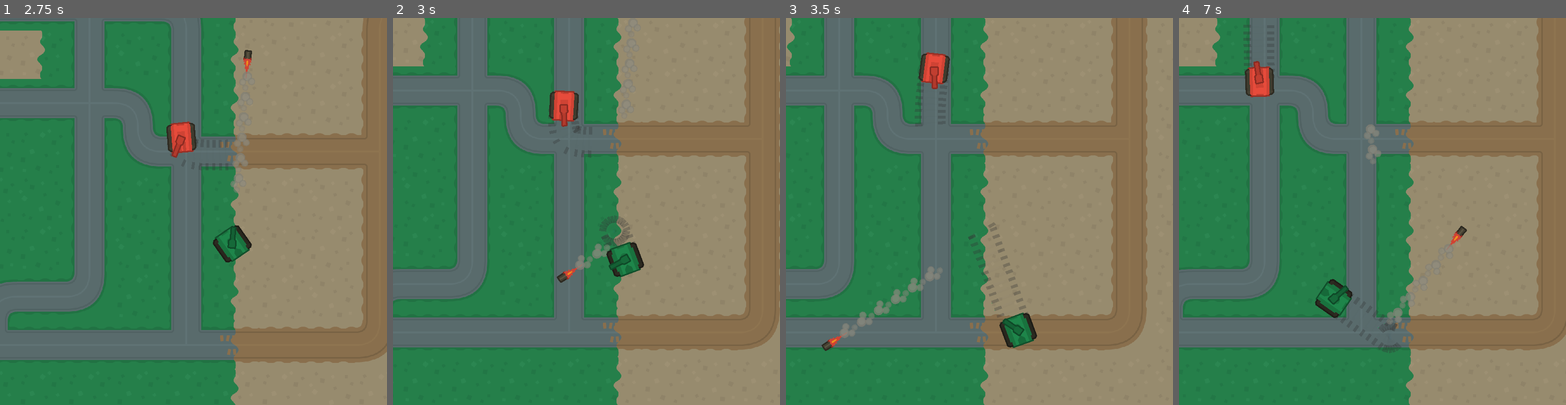
Above: before the commit, frames 1-4 (left to right).
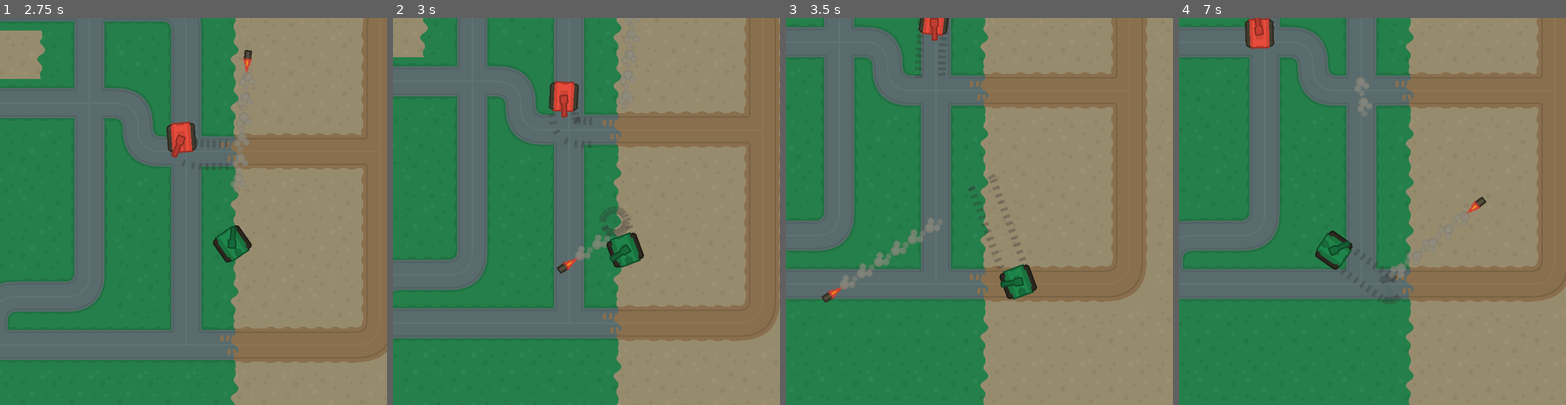
Above: after the commit, the same moments.

Repository: bux10/tanks
Game: Godot game, scene res://maps/Map01.tscn
Two runs of this game, one before a commit and one after it. Both use one fixed random seed, a clock stepped at 60 frames per second and the inputs below.
Inputs (mouse positions are in pixels of both pictures, inside the frame that each line leads up to):
- Up to frame 1 (2.75 s): move the mouse to (278, 192) at 0.52 s; hold D (turn_right) 0.53-1.28 s; click (278, 192) at 0.6 s; move the mouse to (116, 230) at 1.27 s; hold S (back) 1.28-2.03 s; click (116, 230) at 1.35 s; move the mouse to (232, 126) at 2.02 s; hold D (turn_right) from 2.03 s (still down); click (232, 126) at 2.1 s
- Up to frame 2 (3 s): move the mouse to (567, 288) at 2.77 s; release D (turn_right) at 2.78 s; hold W (forward) from 2.78 s (still down); click (567, 288) at 2.85 s
- Up to frame 3 (3.5 s): keep holding W (forward)
- Up to frame 4 (7 s): move the mouse to (1488, 269) at 3.52 s; release W (forward) at 3.53 s; hold A (turn_left) 3.53-5.03 s; click (1488, 269) at 3.6 s; move the mouse to (1256, 153) at 4.27 s; click (1256, 153) at 4.35 s; move the mouse to (1391, 211) at 5.02 s; hold S (back) 5.03-5.78 s; click (1391, 211) at 5.1 s; move the mouse to (1314, 114) at 5.77 s; hold D (turn_right) 5.78-6.53 s; click (1314, 114) at 5.85 s; move the mouse to (1457, 192) at 6.52 s; hold W (forward) from 6.53 s (still down); click (1457, 192) at 6.6 s

Frame 1 is identical in both runs. In frame 2, 12% of the frame differs, in the area x 0-100%, y 0-100%; in frame 3, 29%; in frame 4, 32%, in the area x 0-100%, y 0-88%.

Commit message:
2nd commit

Diff:
--- a/bullets/Bullet.tscn
+++ b/bullets/Bullet.tscn
@@ -2,7 +2,7 @@
 
 [ext_resource path="res://bullets/Bullet.gd" type="Script" id=1]
 
-[node name="Bullet" type="Area2D"]
+[node name="Bullet" type="Area2D" index="0"]
 
 input_pickable = true
 gravity_vec = Vector2( 0, 1 )
@@ -16,6 +16,7 @@
 speed = null
 damage = null
 lifetime = null
+drop_rate = null
 
 [node name="shell" type="Sprite" parent="." index="0"]
 
--- a/maps/Map01.tscn
+++ b/maps/Map01.tscn
@@ -15,7 +15,7 @@
 "points": PoolVector2Array( 0, 0, -35.7182, -26.2161, 1468, 575, 17.8591, 36.1465, -44.8461, -33.366, 959, 574, 43.6555 …(309 unchanged characters)…
 }
 
-[node name="Map" type="Node2D"]
+[node name="Map" type="Node2D" index="0"]
 
 script = ExtResource( 1 )
 
@@ -39,7 +39,7 @@
 collision_mask = 1
 occluder_light_mask = 1
 format = 1
-tile_data = PoolIntArray( 0, 10, 0, 1, 0, 0, 2, 10, 0, 3, 0, …(1743 unchanged characters)… 834, 20, 0, 589835, 30, 0, 589836, 20, 0 )
+tile_data = PoolIntArray( 0, 10, 0, 1, 0, 0, 2, 10, 0, 3, 0, …(1743 unchanged characters)… 834, 20, 0, 589835, 30, 0, 589836, 20, 0, 655360, 0, 0, 655361, 1, 0, 655362, 0, 0, 655363, 0, 0, 655364, 0, 0, 655365, 0, 0, 655366, 0, 0, 655367, 0, 0, 655368, 7, 0, 655369, 30, 0, 655370, 30, 0, 655371, 30, 0, 655372, 30, 0 )
 _sections_unfolded = [ "Cell", "Visibility" ]
 
 [node name="Player" parent="Ground" index="0" instance=ExtResource( 3 )]
